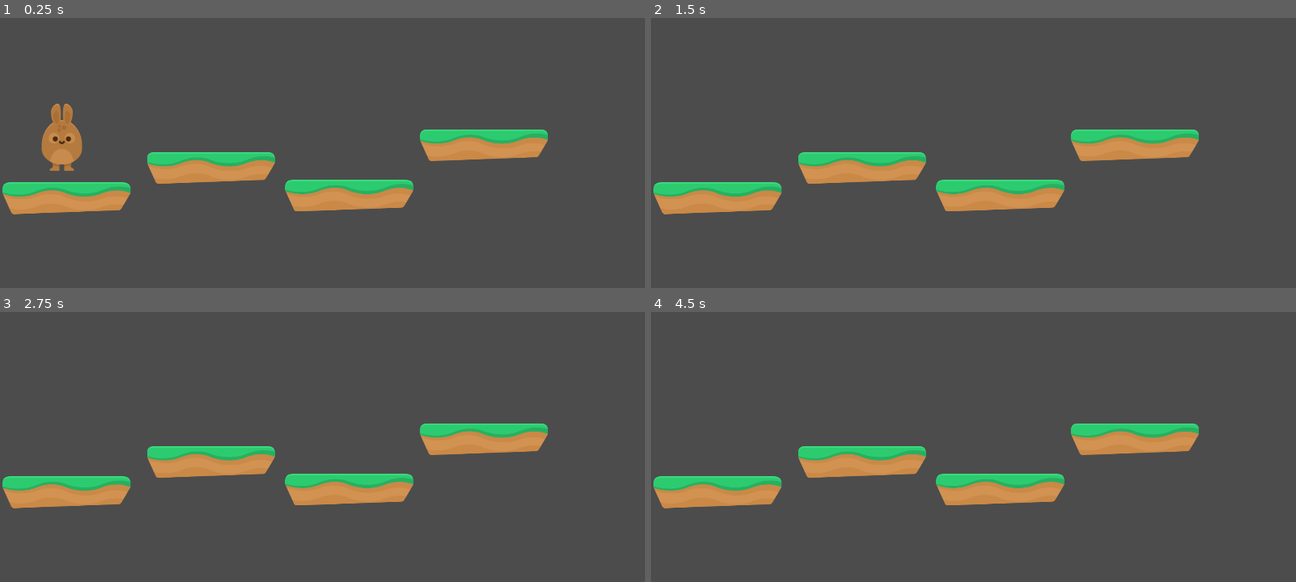
Above: before the commit, frames 1-4 (two rows, left to right).
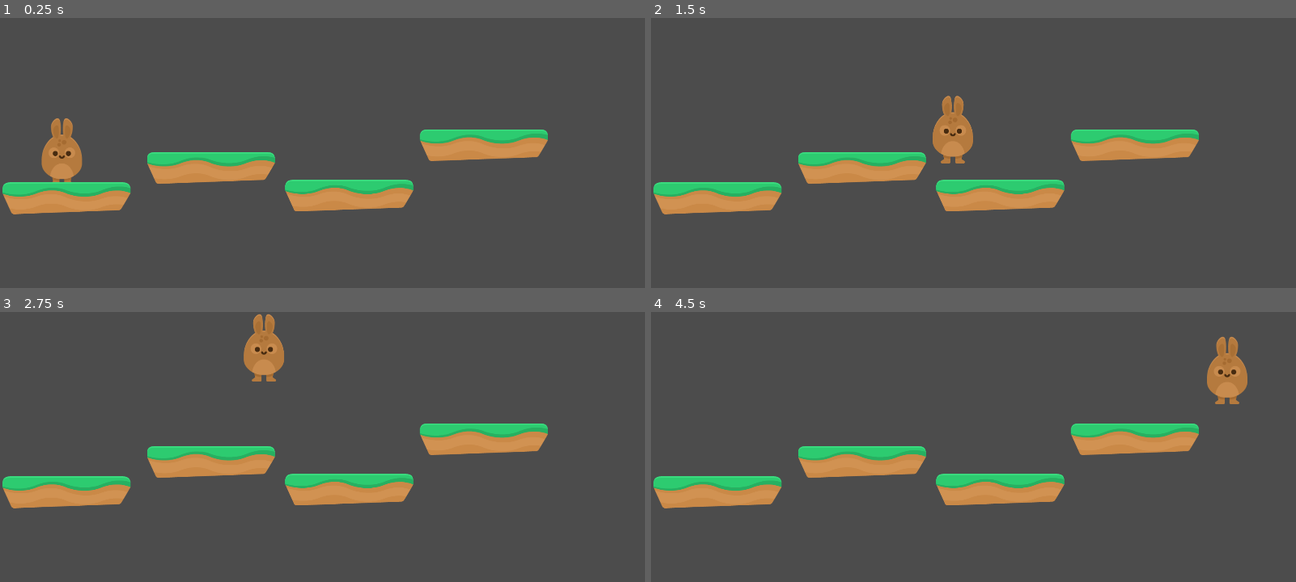
Above: after the commit, the same moments.

Repository: Sariohara/Godot-Repo
Game: Godot game, scene res://Scenes/Level1.tscn
Two runs of this game, one before a commit and one after it. Both use one fixed random seed, a clock stepped at 60 frames per second and the inputs below.
Inputs:
- Up to frame 1 (0.25 s): no input
- Up to frame 2 (1.5 s): hold W (ui_up) 0.53-1.28 s; hold D (ui_right) from 0.53 s (still down); tap W (ui_up) at 1.35 s
- Up to frame 3 (2.75 s): tap W (ui_up) at 1.52, 1.82 s; release D (ui_right) at 2.03 s; hold A (ui_left) from 2.03 s (still down); hold W (ui_up) from 2.03 s (still down)
- Up to frame 4 (4.5 s): release A (ui_left) at 2.78 s; release W (ui_up) at 2.78 s; hold D (ui_right) 2.78-4.28 s; tap W (ui_up) at 2.85, 3.02, 3.32, 4.35 s; hold W (ui_up) 3.53-4.28 s; tap Enter at 4.25 s; hold A (ui_left) from 4.28 s (still down)

The runs differ from the first frame. In frame 1, 0.8% of the frame differs, in the area x 6-13%, y 31-61%; in frame 2, 1.1%; in frame 3, 1.1%; in frame 4, 1.1%, in the area x 86-93%, y 8-35%.
Error after the commit: Parse Error: The function signature doesn't match the parent. Parent signature is: "void update()". (res://Hoppy-Days-Assets/Scripts/PlayerAnimation.gd:3)

Commit message:
refactored Hoppy Days

Diff:
--- a/Hoppy Days/Hoppy-Days-Assets/Scripts/Player.gd
+++ b/Hoppy Days/Hoppy-Days-Assets/Scripts/Player.gd
@@ -3,38 +3,42 @@
 var motion = Vector2()
 
 const SPEEED = 750
-const GRAVITY = 1000
+const GRAVITY = 3600
 const UP = Vector2(0, -1)
-const JUMP_SPEED = -1000
+const JUMP_SPEED = -1750
 
 func _physics_process(delta):
+	update_Motion(delta)
+
+func update_Motion(delta):
 	fall(delta)
 	run()
 	jump()
 	move_and_slide(motion, UP)
+
+func _process(delta):
+	update_Animation(motion)
+
+func update_Animation(motion):
+	$AnimatedSprite.update(motion)
 
 func fall(delta):
 	if is_on_floor():
 		motion.y = 0
 	else:
 		motion.y += GRAVITY * delta
+		jump()
 
 func run():
 
 	if Input.is_action_pressed("ui_right") and not Input.is_action_pressed("ui_left"):
 		motion.x = SPEEED
-		$AnimatedSprite.flip_h = false
-		$AnimatedSprite.play("run")
 	elif Input.is_action_pressed("ui_left") and not Input.is_action_pressed("ui_right"):
 		motion.x = -SPEEED
-		$AnimatedSprite.flip_h = true
-		$AnimatedSprite.play("run")
 	else:
 		motion.x = 0
-		$AnimatedSprite.play("idle")
-		$AnimatedSprite.flip_h = false
 
 
 func jump():
-	if Input.is_action_pressed("ui_up"):
+	if is_on_floor() and Input.is_action_pressed("ui_up"):
 		motion.y = JUMP_SPEED
--- /dev/null
+++ b/Hoppy Days/Hoppy-Days-Assets/Scripts/PlayerAnimation.gd
@@ -0,0 +1,15 @@
+extends AnimatedSprite
+
+func update(motion):
+	if motion.x > 0:
+		flip_h = false
+		play("run")
+	elif motion.x < 0:
+		flip_h = true
+		play("run")
+	else:
+		play("idle")
+		flip_h = false
+
+	if motion.y < 0:
+		play("jump")
--- a/Hoppy Days/Scenes/Level1.tscn
+++ b/Hoppy Days/Scenes/Level1.tscn
@@ -3,7 +3,7 @@
 [ext_resource path="res://Scenes/Player.tscn" type="PackedScene" id=1]
 [ext_resource path="res://Hoppy-Days-Assets/GFX/Environment/ground_grass.png" type="Texture" id=2]
 
-[node name="Level1" type="Node2D" index="0"]
+[node name="Level1" type="Node2D"]
 
 [node name="Player" parent="." index="0" instance=ExtResource( 1 )]
 
--- a/Hoppy Days/Scenes/Player.tscn
+++ b/Hoppy Days/Scenes/Player.tscn
@@ -7,8 +7,9 @@
 [ext_resource path="res://Hoppy-Days-Assets/GFX/Players/bunny1_walk1.png" type="Texture" id=5]
 [ext_resource path="res://Hoppy-Days-Assets/GFX/Players/bunny1_walk2.png" type="Texture" id=6]
 [ext_resource path="res://Hoppy-Days-Assets/GFX/Players/bunny1_hurt.png" type="Texture" id=7]
+[ext_resource path="res://Hoppy-Days-Assets/Scripts/PlayerAnimation.gd" type="Script" id=8]
 
-[sub_resource type="SpriteFrames" id=2]
+[sub_resource type="SpriteFrames" id=1]
 
 animations = [ {
 "frames": [ ExtResource( 2 ), ExtResource( 3 ) ],
@@ -31,15 +32,14 @@
 "name": "hurt",
 "speed": 5.0
 } ]
-_sections_unfolded = [ "Resource" ]
 
-[sub_resource type="CapsuleShape2D" id=3]
+[sub_resource type="CapsuleShape2D" id=2]
 
 custom_solver_bias = 0.0
 radius = 64.11
 height = 19.7106
 
-[node name="Player" type="KinematicBody2D"]
+[node name="Player" type="KinematicBody2D" index="0"]
 
 input_pickable = false
 collision_layer = 1
@@ -53,8 +53,9 @@
 
 [node name="AnimatedSprite" type="AnimatedSprite" parent="." index="0"]
 
-frames = SubResource( 2 )
+frames = SubResource( 1 )
 animation = "idle"
+script = ExtResource( 8 )
 __meta__ = {
 "_edit_group_": true
 }
Not shown, added: Hoppy Days/My_Assets/Coin/Coin1-back.png.import
Not shown: 2 places in Hoppy Days/Scenes/Player.tscn that only renumber resources
